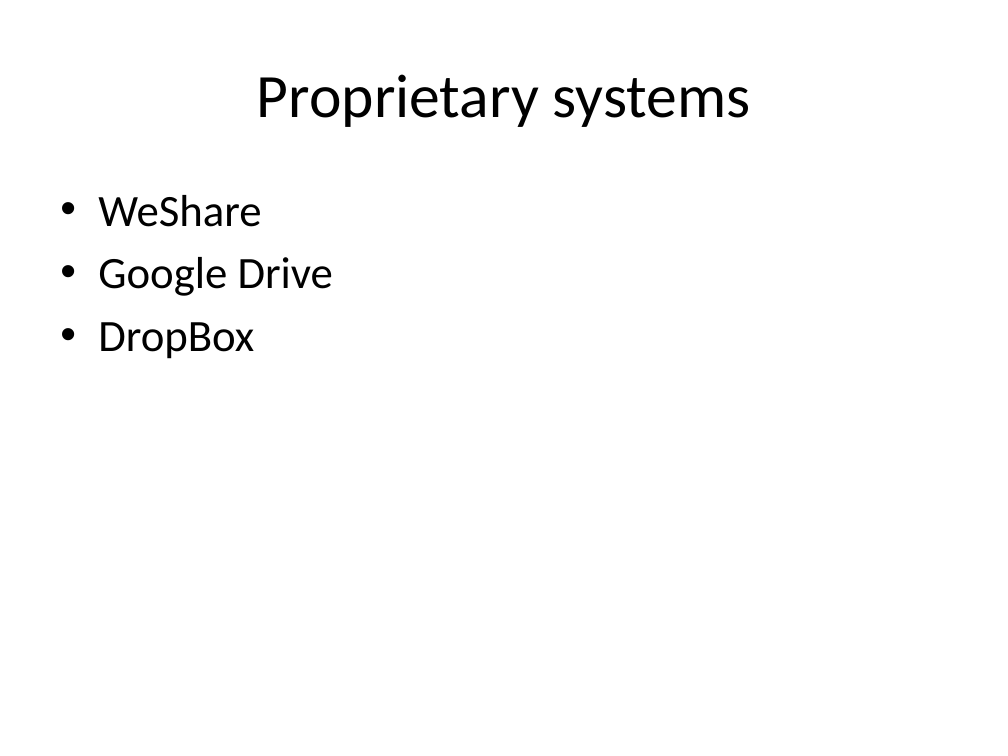
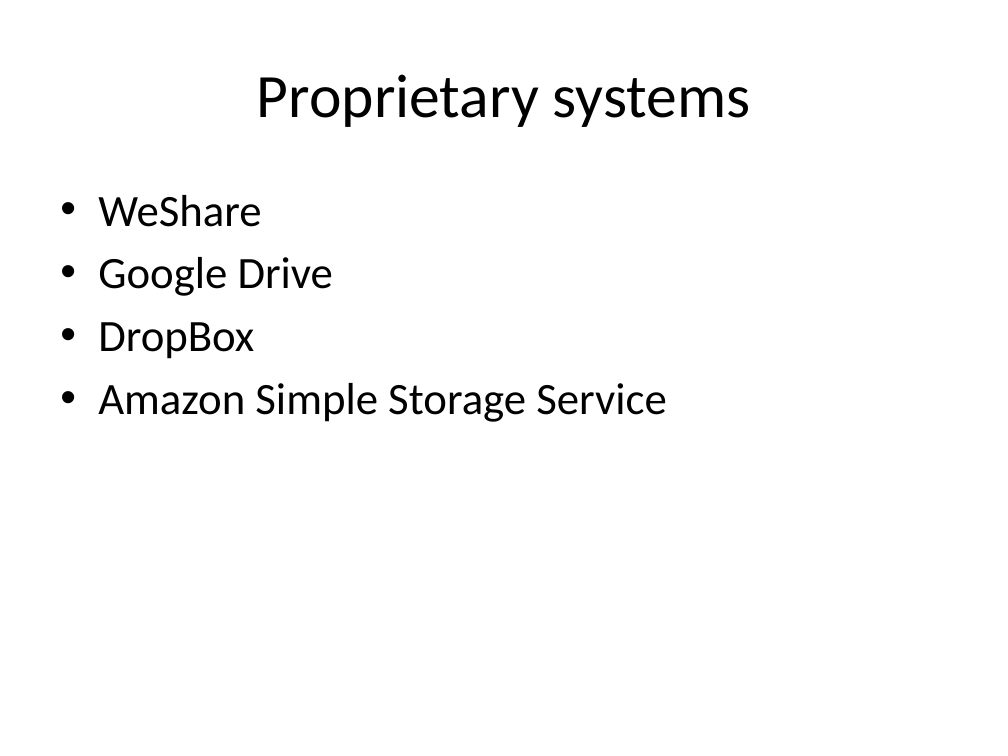
Before and after one commit to rvosa/ngs-workflows, a slide deck: slide 12 of doc/slides/day4/session2/DataSharing.pptx. Drawn at 1008x756 pixels with LibreOffice and Linux fonts; fonts in the diff are those of the drawing. Boxes give left, top, right and bottom in pixels: in the first picture for what was removed or moved away, otherwise in the second. Text is boxed around its words. In the diff, an @@ line names an element or a change of style, - is before the commit and + after.

```diff
--- a/doc/slides/day4/session2/DataSharing.pptx
+++ b/doc/slides/day4/session2/DataSharing.pptx
@@ text at bbox=[98, 383, 667, 422]: paragraph added @@
+• Amazon Simple Storage Service
```
Also in this commit, not shown: 2 other files.
